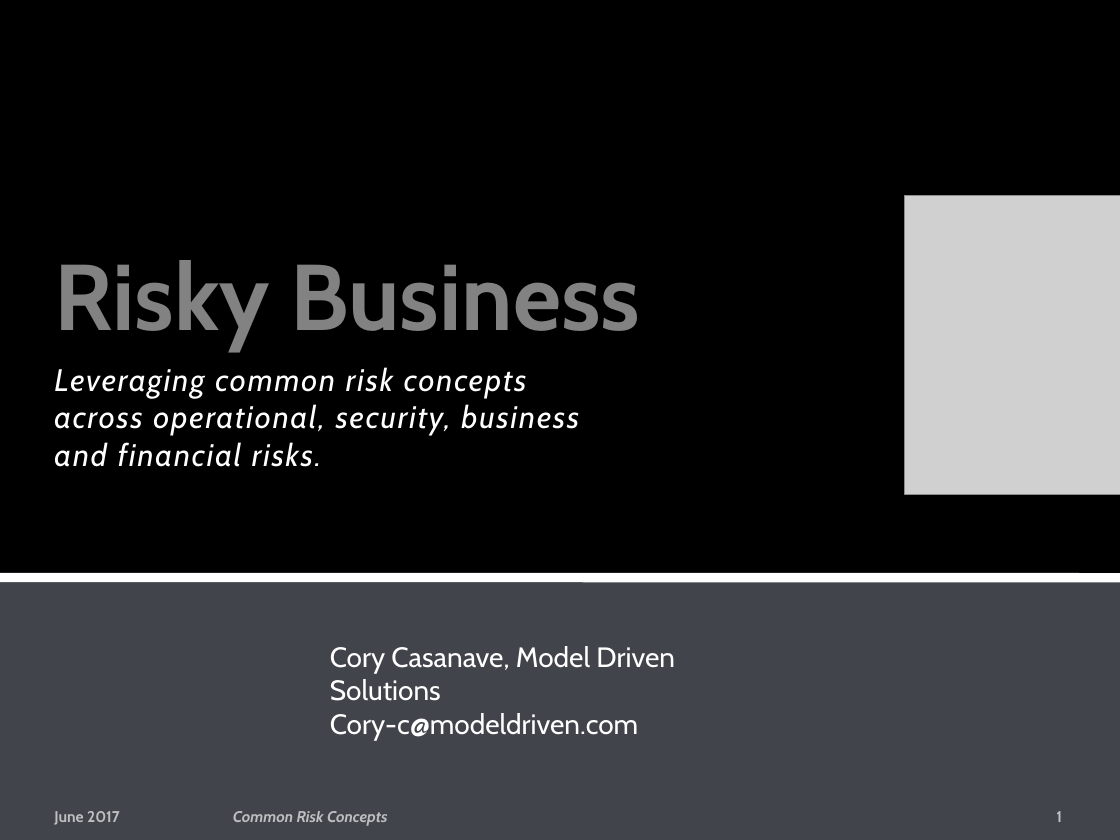
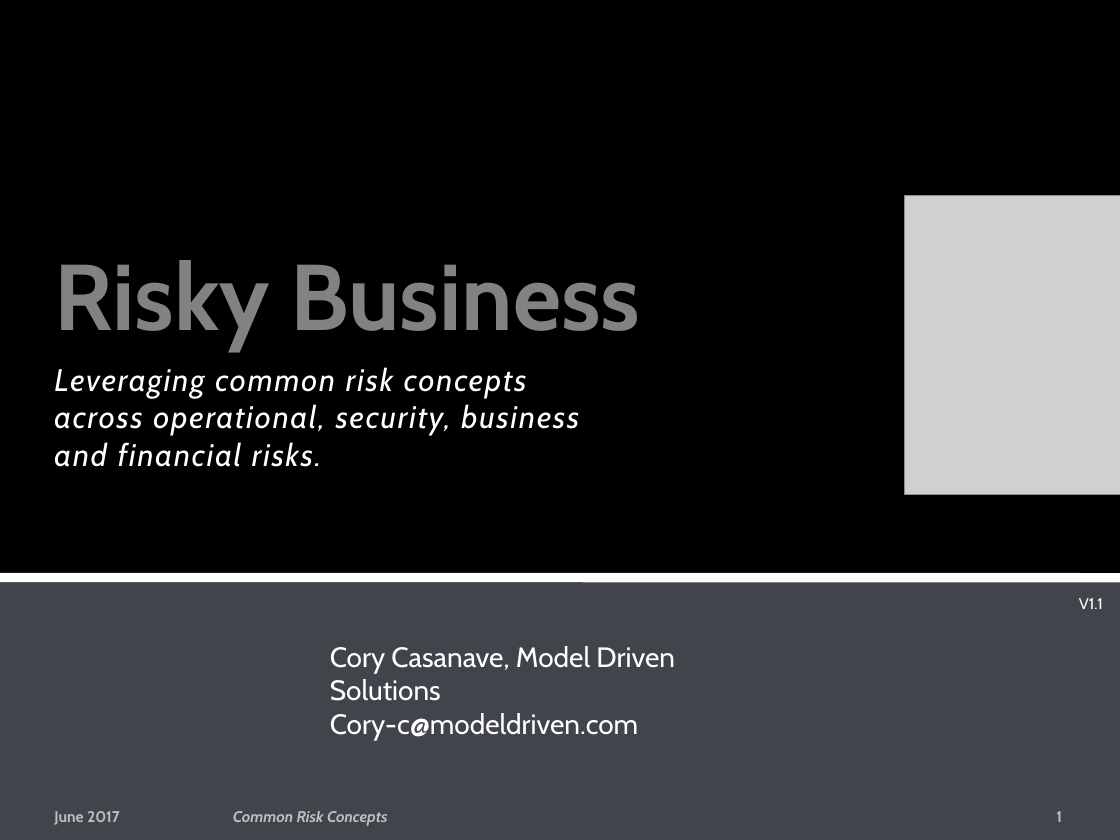
Before and after one commit to ModelDriven/ThreatRisk, a slide deck: slide 1 of Presentations/Risky Business.pptx. Drawn at 1120x840 pixels with LibreOffice and Linux fonts; fonts in the diff are those of the drawing; grey boxes stand for pictures; background and template pictures are left out. Boxes give left, top, right and bottom in pixels: in the first picture for what was removed or moved away, otherwise in the second. Text is boxed around its words. In the diff, an @@ line names an element or a change of style, - is before the commit and + after.

```diff
--- a/Presentations/Risky Business.pptx
+++ b/Presentations/Risky Business.pptx
@@ text added at (1079,598,1103,609), 10 pt, text #FFFFFF @@
+V1.1
```
Also in this commit, not shown: 4 other slides changed, 4 other files.
